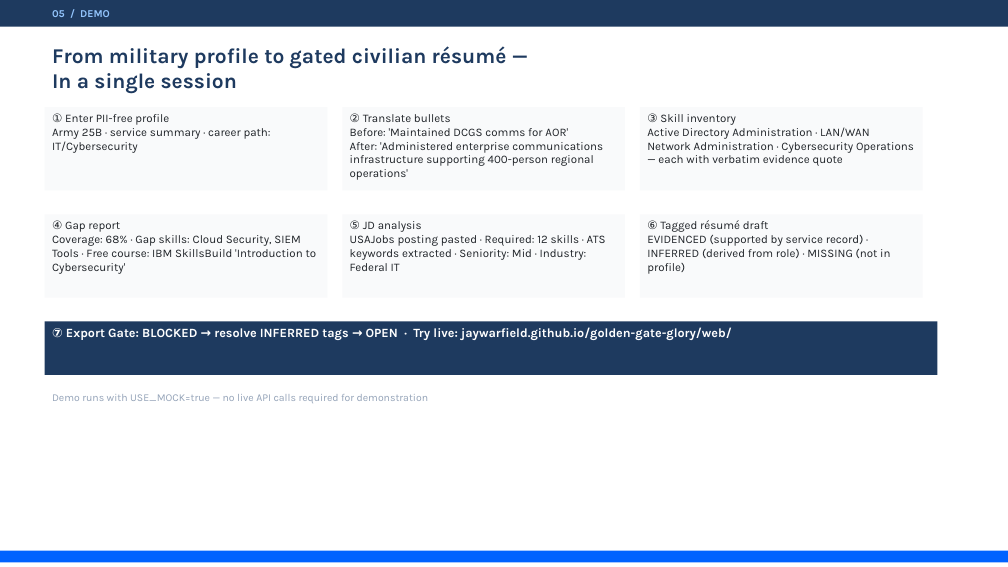
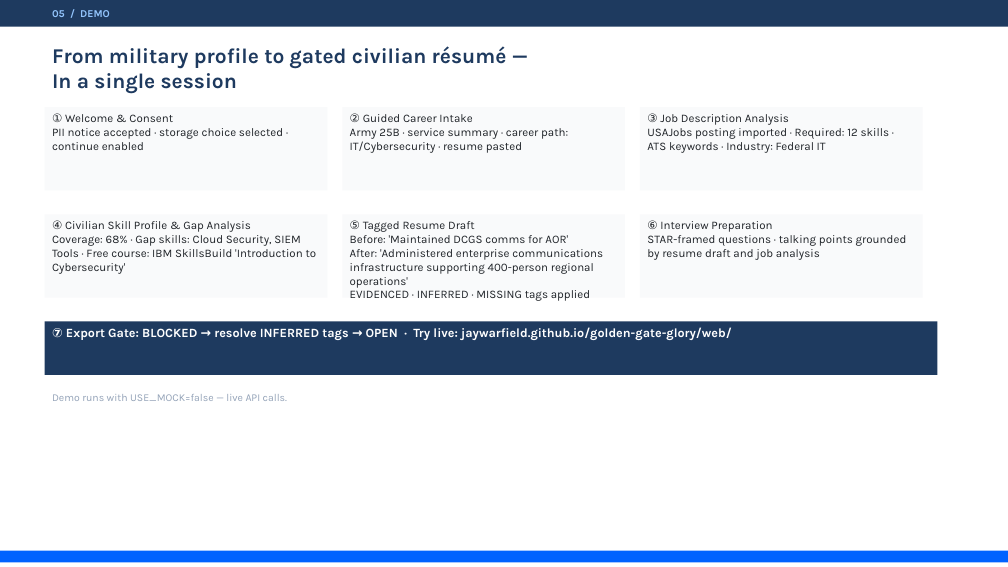
Before and after one commit to jaywarfield/golden-gate-glory, a slide deck: slide 6 of docs/images/source/mission-veteran-ai-final-presentation.pptx. Drawn at 1008x567 pixels with LibreOffice and Linux fonts; fonts in the diff are those of the drawing. Boxes give left, top, right and bottom in pixels: in the first picture for what was removed or moved away, otherwise in the second. Text is boxed around its words. In the diff, an @@ line names an element or a change of style, - is before the commit and + after.

```diff
--- a/docs/images/source/mission-veteran-ai-final-presentation.pptx
+++ b/docs/images/source/mission-veteran-ai-final-presentation.pptx
@@ text at (52,113,283,150): text changed @@
-① Enter PII-free profile
-Army 25B · service summary · career path: IT/Cybersecurity
+① Welcome & Consent
+PII notice accepted · storage choice selected · continue enabled
@@ text at (350,113,568,153): text changed @@
-② Translate bullets
-Before: 'Maintained DCGS comms for AOR'
-After: 'Administered enterprise communications infrastructure supporting 400-person regional operations'
+② Guided Career Intake
+Army 25B · service summary · career path: IT/Cybersecurity · resume pasted
@@ text at (647,113,890,153): text changed @@
-③ Skill inventory
-Active Directory Administration · LAN/WAN Network Administration · Cybersecurity Operations — each with verbatim evidence quote
+③ Job Description Analysis
+USAJobs posting imported · Required: 12 skills · ATS keywords · Industry: Federal IT
@@ text at (52,220,251,232): text changed @@
-④ Gap report
+④ Civilian Skill Profile & Gap Analysis
@@ text at (350,220,603,301): text changed @@
-⑤ JD analysis
-USAJobs posting pasted · Required: 12 skills · ATS keywords extracted · Seniority: Mid · Industry: Federal IT
+⑤ Tagged Resume Draft
+Before: 'Maintained DCGS comms for AOR'
+After: 'Administered enterprise communications infrastructure supporting 400-person regional operations'
+EVIDENCED · INFERRED · MISSING tags applied
@@ text at (647,220,907,260): text changed @@
-⑥ Tagged résumé draft
-EVIDENCED (supported by service record) · INFERRED (derived from role) · MISSING (not in profile)
+⑥ Interview Preparation
+STAR-framed questions · talking points grounded by resume draft and job analysis
@@ text at (52,394,287,401): text changed @@
-Demo runs with USE_MOCK=true — no live API calls required for demonstration
+Demo runs with USE_MOCK=false — live API calls.
```
Also in this commit, not shown: 4 other slides changed.
